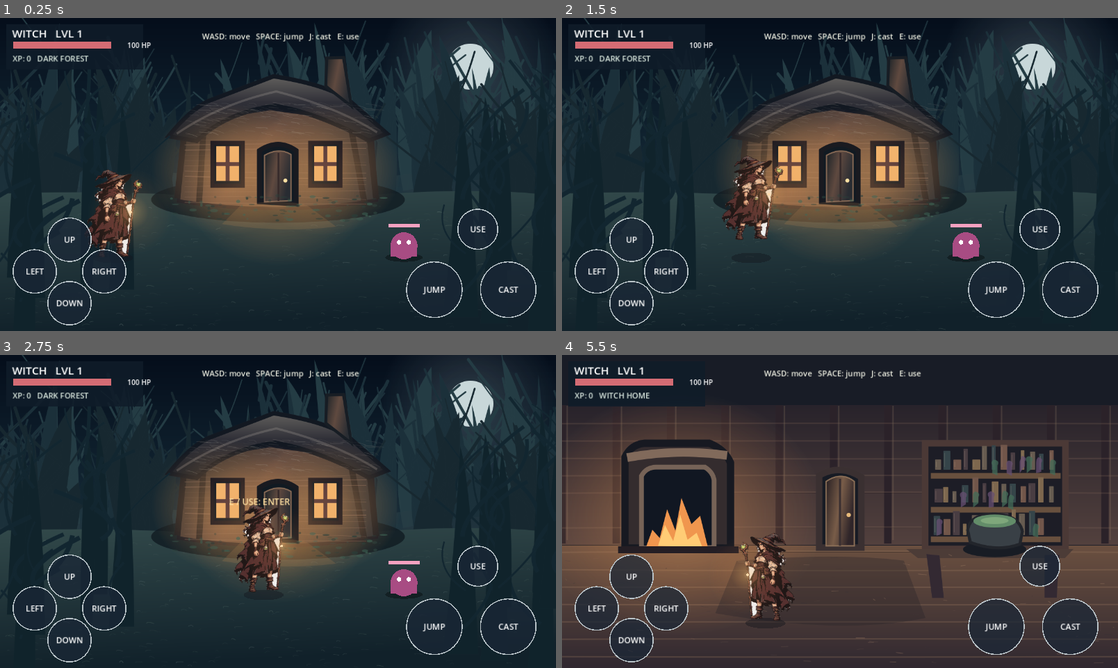
Above: before the commit, frames 1-4 (two rows, left to right).
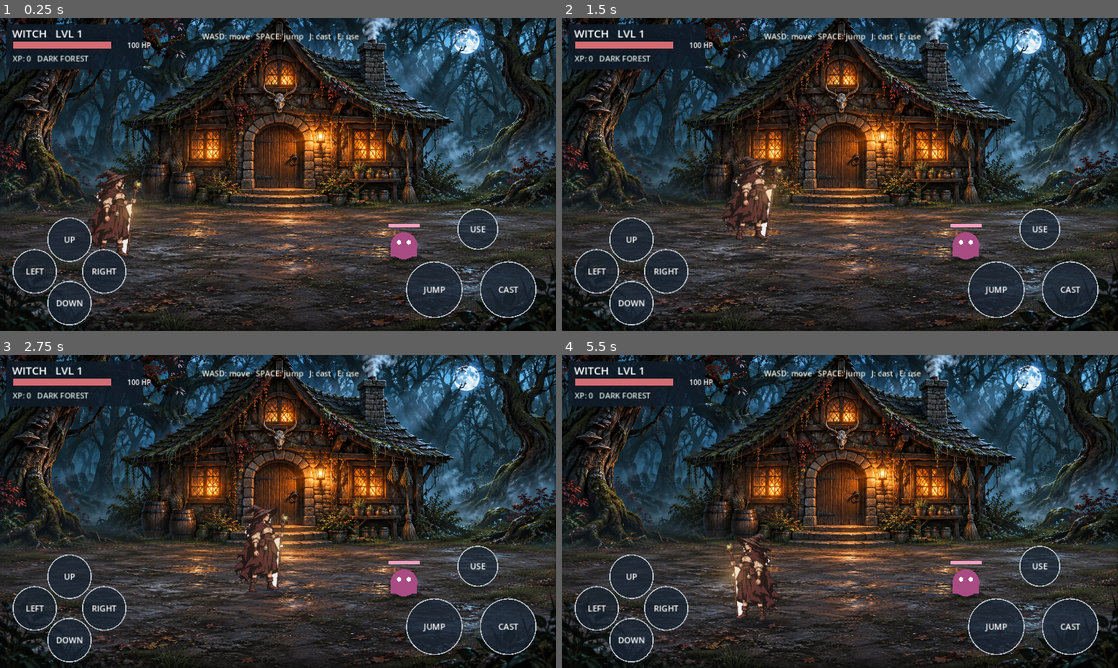
Above: after the commit, the same moments.

Repository: ZakharMig/Witch-game
Game: Godot game, scene res://main.tscn
The game is run twice, just before and just after one commit, with the same random seed, the same clock (stepped at 60 frames per second) and the same inputs.
Inputs (mouse positions are in pixels of both pictures, inside the frame that each line leads up to):
- Up to frame 1 (0.25 s): no input
- Up to frame 2 (1.5 s): move the mouse to (962, 158) at 0.52 s; hold D 0.53-1.25 s; hold E 0.53-1.25 s; click (962, 158) at 0.67 s; tap Space at 0.77 s; drag from (728, 190) to (812, 237) at 1.27 s
- Up to frame 3 (2.75 s): move the mouse to (333, 442) at 2.02 s; hold D from 2.03 s (still down); hold E from 2.03 s (still down)
- Up to frame 4 (5.5 s): release D at 2.75 s; release E at 2.75 s; drag from (812, 574) to (673, 464) at 2.77 s; move the mouse to (1006, 558) at 3.52 s; hold A 3.53-4.25 s; hold E 3.53-4.25 s; tap Space at 3.77 s; drag from (673, 464) to (756, 433) at 4.27 s; move the mouse to (867, 511) at 5.02 s; hold S from 5.03 s (still down); hold E from 5.03 s (still down); click (867, 511) at 5.17 s

The runs differ from the first frame. In frame 1, 58% of the frame differs, in the area x 0-100%, y 0-100%; in frame 2, 58%; in frame 3, 58%; in frame 4, 65%.

Commit message:
Witch Game 0.6: full-resolution painted forest and corrected cabin doorway

Diff:
--- a/game.gd
+++ b/game.gd
@@ -1,6 +1,6 @@
 extends Node2D
 
-# Witch Game v0.4 — illustrated forest and witch cottage (Godot 4 / Xogot).
+# Witch Game v0.6 — illustrated forest and witch cottage (Godot 4 / Xogot).
 # The witch sprite is original SVG vector artwork and can later be swapped
 # for hand-drawn frame animations.
 const VIEW_W := 1280.0
@@ -15,7 +15,7 @@
 const CAST_SPEED := 680.0
 const CAST_RANGE_Y := 48.0
 const WITCH_TEXTURE: Texture2D = preload("res://art/witch.png")
-const FOREST_ART: Texture2D = preload("res://art/forest_v04.svg")
+const FOREST_ART: Texture2D = preload("res://art/forest_painted_v06.webp")
 const INTERIOR_ART: Texture2D = preload("res://art/interior_v04.svg")
 const STAFF_GLOW: Texture2D = preload("res://art/staff_glow.svg")
 
@@ -41,7 +41,7 @@
 var use_was_down := false
 var jump_was_down := false
 var anim_state := "idle"
-var door_pos := Vector2(640, 485)
+var door_pos := Vector2(633, 472)
 var exit_pos := Vector2(640, 487)
 var enter_spawn := Vector2(640, 535)
 var exit_spawn := Vector2(640, 550)
@@ -259,7 +259,12 @@
 # Painted SVG environment textures are imported as Godot textures.
 # Gameplay, collision/depth and door interactions remain in this script.
 func _draw_forest() -> void:
+    # Full-frame 1920x1080 painted exterior, no player or UI baked in.
     draw_texture_rect(FOREST_ART, Rect2(0.0, 0.0, VIEW_W, VIEW_H), false)
+    # Subtle moving mist across the walkable foreground, not the cottage.
+    for k in range(3):
+        var drift := sin(elapsed * (0.22 + float(k) * 0.06) + float(k) * 1.8) * 25.0
+        draw_rect(Rect2(drift - 35.0, 474.0 + float(k) * 61.0, VIEW_W + 70.0, 14.0), Color(0.59, 0.72, 0.73, 0.018))
 
 func _draw_interior() -> void:
     draw_texture_rect(INTERIOR_ART, Rect2(0.0, 0.0, VIEW_W, VIEW_H), false)
Binary file added: art/forest_painted_v06.webp
